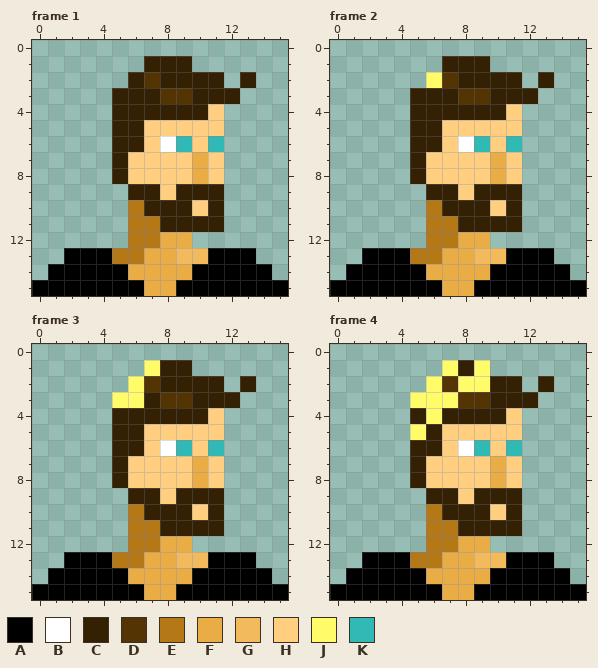
A animated GIF sprite gets an edit: img/avatar2.gif. The picture above was drawn from the file before the commit.
Colours within 5 levels of each other are drawn and written as one. Shown: frame 1, frame 2, frame 3, frame 4. The commit also changed other frames, which this record leaves out.
Palette (. is transparent): A #000000  B #ffffff  C #342002  D #533402  E #b47816  F #eaac45  G #f2ba5c  H #ffce7e  J #fffb69  K #30b9b5
Pixels before, frame 1, first column x 0:
 1 .......CCC......
 2 ......CDCCCC.C..
 3 .....CCCDDCCC...
 4 .....CCCCCCH....
 5 .....CCHHHHH....
 6 .....CCHBKHK....
 7 .....CHHHHFH....
 8 .....CHHHHFH....
 9 ......CCHCCC....
10 ......ECCCHC....
11 ......EECCCC....
12 ......EEFF......
13 ..AAAEEFFGGAAA..
14 .AAAAAFFFFAAAAA.
15 AAAAAAAFFAAAAAAA
Pixels before, frame 2, first column x 0:
 1 .......CCC......
 2 ......JDCCCC.C..
 3 .....CCCDDCCC...
 4 .....CCCCCCH....
 5 .....CCHHHHH....
 6 .....CCHBKHK....
 7 .....CHHHHFH....
 8 .....CHHHHFH....
 9 ......CCHCCC....
10 ......ECCCHC....
11 ......EECCCC....
12 ......EEFF......
13 ..AAAEEFFGGAAA..
14 .AAAAAFFFFAAAAA.
15 AAAAAAAFFAAAAAAA
Pixels before, frame 3, first column x 0:
 1 .......JCC......
 2 ......JDCCCC.C..
 3 .....JJCDDCCC...
 4 .....CCCCCCH....
 5 .....CCHHHHH....
 6 .....CCHBKHK....
 7 .....CHHHHFH....
 8 .....CHHHHFH....
 9 ......CCHCCC....
10 ......ECCCHC....
11 ......EECCCC....
12 ......EEFF......
13 ..AAAEEFFGGAAA..
14 .AAAAAFFFFAAAAA.
15 AAAAAAAFFAAAAAAA
Pixels before, frame 4, first column x 0:
 1 .......JCJ......
 2 ......JDJJCC.C..
 3 .....JJJDDCCC...
 4 .....CJCCCCH....
 5 .....JCHHHHH....
 6 .....CCHBKHK....
 7 .....CHHHHFH....
 8 .....CHHHHFH....
 9 ......CCHCCC....
10 ......ECCCHC....
11 ......EECCCC....
12 ......EEFF......
13 ..AAAEEFFGGAAA..
14 .AAAAAFFFFAAAAA.
15 AAAAAAAFFAAAAAAA
The result:
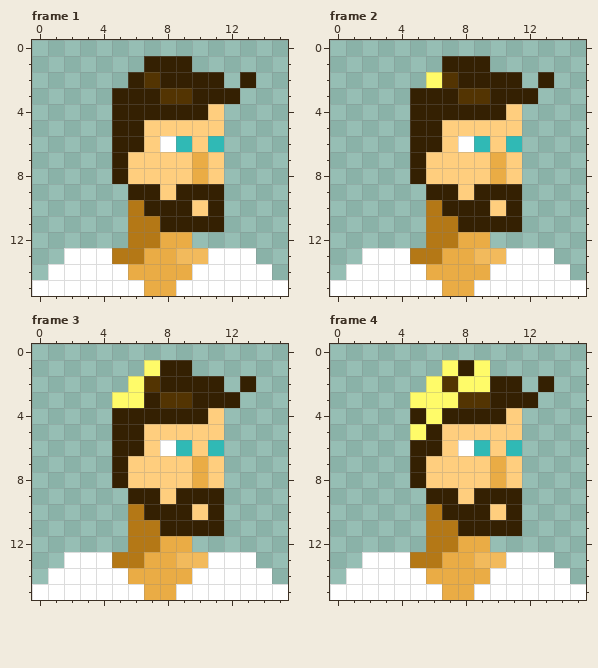
The edit:
file 16x16 -> 128x128 pixels (blocks of 1x1 -> 8x8; one block is one cell here)
Frame 1:
Colour B replaces colour A in row 13 at x 2 to 4 and 11 to 13; in row 14 at x 1 to 5 and 10 to 14; in row 15 at x 0 to 6 and 9 to 15.
Frame 2: the same change as frame 1
Frame 3: the same change as frame 1
Frame 4: the same change as frame 1
Pixel boxes of the changes (left, top, right, bottom) in both pictures:
changed: (32, 248, 288, 296)
changed: (330, 248, 586, 296)
changed: (32, 552, 288, 600)
changed: (330, 552, 586, 600)
